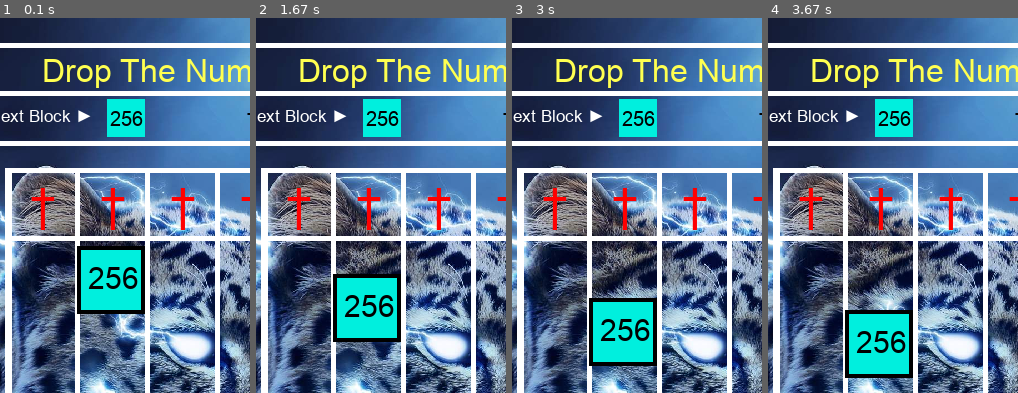
Above: before the commit, frames 1-4 (left to right).
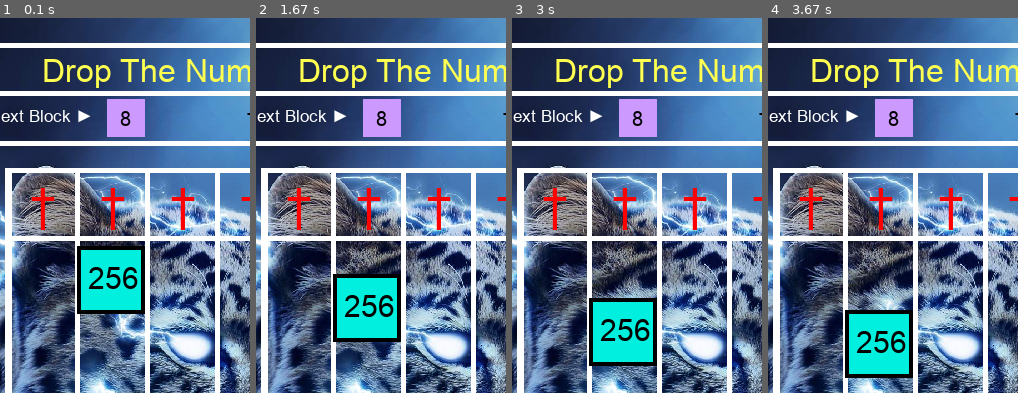
Above: after the commit, the same moments.

Repository: Allen-wa-ng/09170134githw1
Game: pygame game, started from game.py
Two runs of this game, one before a commit and one after it. Both use one fixed random seed, a clock stepped at 60 frames per second and the inputs below.
Inputs:
- Up to frame 1 (0.1 s): no input
- Up to frame 2 (1.67 s): no input
- Up to frame 3 (3 s): no input
- Up to frame 4 (3.67 s): no input
The pictures show only the part of the screen within x 14-64%, y 0-50%; the shares and areas given below are measured in that part.

The runs differ from the first frame. In frame 1, 1.5% of the frame differs, in the area x 42-58%, y 21-32%; in frame 2, 1.5%; in frame 3, 1.5%; in frame 4, 1.5%.

Commit message:
fixing the next block bug.

Diff:
--- a/game.py
+++ b/game.py
@@ -113,6 +113,8 @@
 cur=pow(2,random.randint(1,9))
 moving =226
 index=75+70*(random.randint(1,5)-1)
+random.seed()
+next_num = pow(2,random.randint(1,9))
 
 while Running:
 
@@ -131,17 +133,18 @@
     createText('II', 'arial.ttf',28,(255,255,255),(63,692))
     for i in range(5):
         createText('†', 'arial.ttf',47,(255,0,0),(98+i*70,161))
+    #number set
+    pygame.draw.rect(screen, col_list[int(getBaseLog(2,next_num))-1], (175,81,38,38), 0)
+    createText(str(next_num),'arial.ttf',20,black,(168+25-len(str(next_num))*5,89))
 
-    #number set
-    pygame.draw.rect(screen, col_list[int(getBaseLog(2,cur))-1], (175,81,38,38), 0)
-    createText(str(cur),'arial.ttf',20,black,(168+25-len(str(cur))*5,89))
-
+    # print(next_num)
 
     #block moving
     create_block(index,moving,cur)
     moving+=0.3
     if moving >582:
-        cur=pow(2,random.randint(1,9))
+        cur=next_num
+        next_num = pow(2, random.randint(1,9))
         moving=226
         index=76+70*(random.randint(1,5)-1)
 
